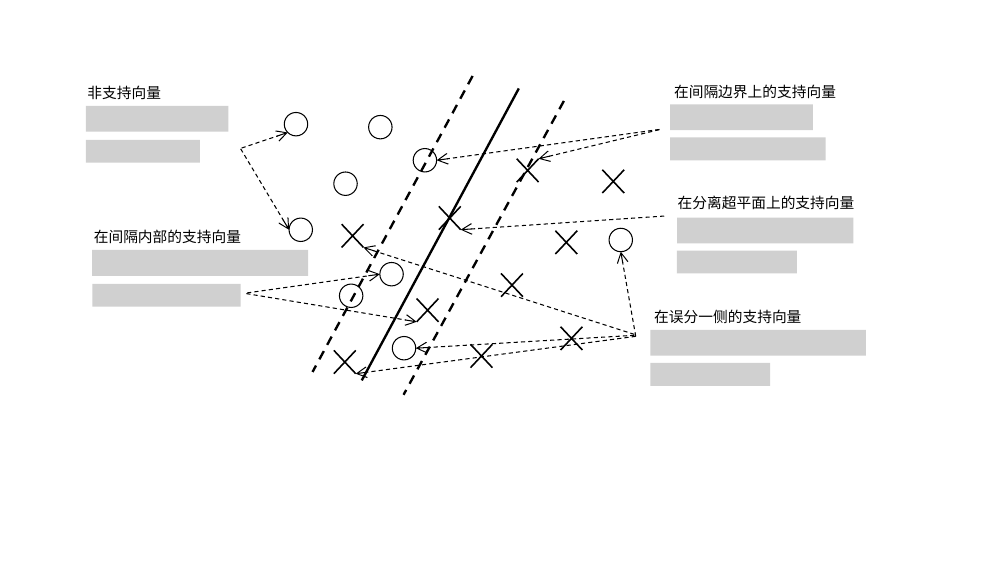
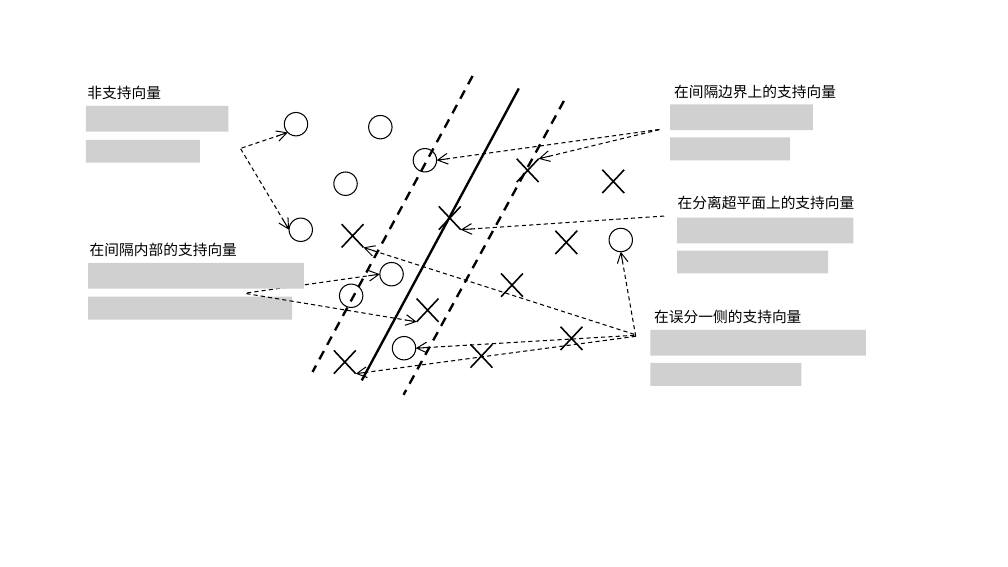
Before and after one commit to Levantespot/LiHang, a slide deck: slide 2 of Data/pictures.pptx. Drawn at 1008x567 pixels with LibreOffice and Linux fonts; fonts in the diff are those of the drawing; grey boxes stand for pictures. Boxes give left, top, right and bottom in pixels: in the first picture for what was removed or moved away, otherwise in the second. Text is boxed around its words. In the diff, an @@ line names an element or a change of style, - is before the commit and + after.

```diff
--- a/Data/pictures.pptx
+++ b/Data/pictures.pptx
@@ picture: place and size @@
-picture at [671,138,827,160]
+picture at [671,138,791,160]
@@ text "在间隔内部的支持向量": place and size @@
-text "在间隔内部的支持向量" at [94,229,241,244]
+text "在间隔内部的支持向量" at [90,242,237,257]
@@ picture: place and size @@
-picture at [92,250,309,276]
+picture at [88,263,304,289]
@@ picture: place and size @@
-picture at [678,250,798,273]
+picture at [678,250,829,273]
@@ picture: place and size @@
-picture at [92,284,240,306]
+picture at [88,297,293,320]
@@ picture: place and size @@
-picture at [650,363,771,386]
+picture at [650,363,802,386]
```
Also in this commit, not shown: 5 other files.
